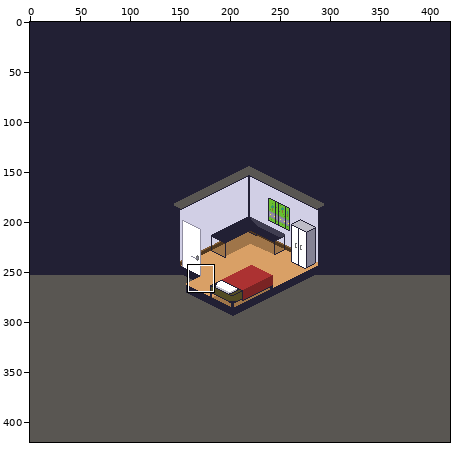
File history of a pixel-art file, Arthorio The Frog/My Room/room.ase. The picture above shows the old version from afar; the outline marks the close-up.
Close-up. First the earlier version:
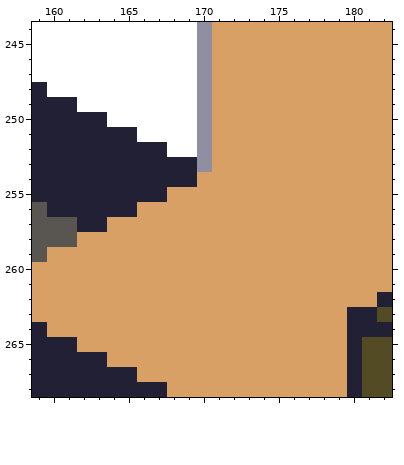
420x420 pixels, 1 frame. Shown: x 159..182, y 244..268. The commit also changed other parts of the picture, which this record leaves out.
The result:
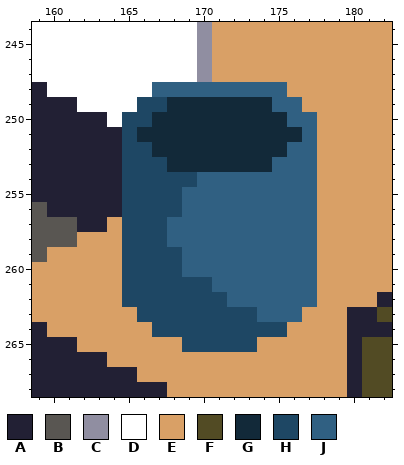
Palette (. is transparent): A #222034  B #595652  C #908ea1  D #ffffff  E #d9a066  F #524b24  G #122939  H #1e4764  J #306082
Change:
{"where": "layer \"Layer 1\""}
{"y":248,"x":167,"old":"DDDCEEEEE","new":"JJJJJJJJJ"}
{"y":249,"x":166,"old":"DDDDCEEEEEE","new":"HHGGGGGGGJJ"}
{"y":250,"x":165,"old":"DDDDDCEEEEEEE","new":"HHGGGGGGGGGJJ"}
{"y":251,"x":165,"old":"ADDDDCEEEEEEE","new":"HGGGGGGGGGGGJ"}
{"y":252,"x":165,"old":"AAADDCEEEEEEE","new":"HHGGGGGGGGGJJ"}
{"y":253,"x":165,"old":"AAAAACEEEEEEE","new":"HHHGGGGGGGJJJ"}
{"y":254,"x":165,"old":"AAAAAEEEEEEEE","new":"HHHHHJJJJJJJJ"}
{"y":255,"x":165,"old":"AAAEEEEEEEEEE","new":"HHHHJJJJJJJJJ"}
{"y":256,"x":165,"old":"AEEEEEEEEEEEE","new":"HHHHJJJJJJJJJ"}
{"y":257,"x":165,"old":"EEEEEEEEEEEEE","new":"HHHJJJJJJJJJJ"}
{"y":258,"x":165,"old":"EEEEEEEEEEEEE","new":"HHHJJJJJJJJJJ"}
{"y":259,"x":165,"old":"EEEEEEEEEEEEE","new":"HHHHJJJJJJJJJ"}
{"y":260,"x":165,"old":"EEEEEEEEEEEEE","new":"HHHHJJJJJJJJJ"}
{"y":261,"x":165,"old":"EEEEEEEEEEEEE","new":"HHHHHHJJJJJJJ"}
{"y":262,"x":165,"old":"EEEEEEEEEEEEE","new":"HHHHHHHJJJJJJ"}
{"y":263,"x":166,"old":"EEEEEEEEEEE","new":"HHHHHHHHJJJ"}
{"y":264,"x":167,"old":"EEEEEEEEE","new":"HHHHHHHHH"}
{"y":265,"x":169,"old":"EEEEE","new":"HHHHH"}
{"label":"changed","picture_box":[122,82,317,352]}
